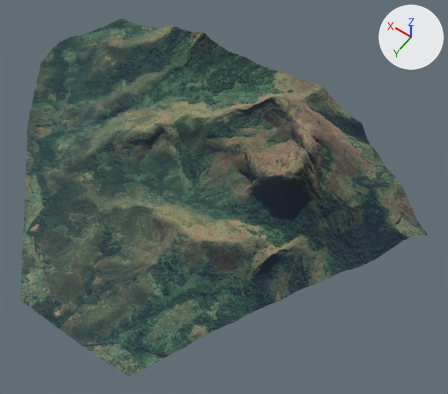
The glTF model Room_collabwt2/_CustomModels/mdl_brush_LionMountains/mdl_brush_mountains.gltf, before and after one commit.
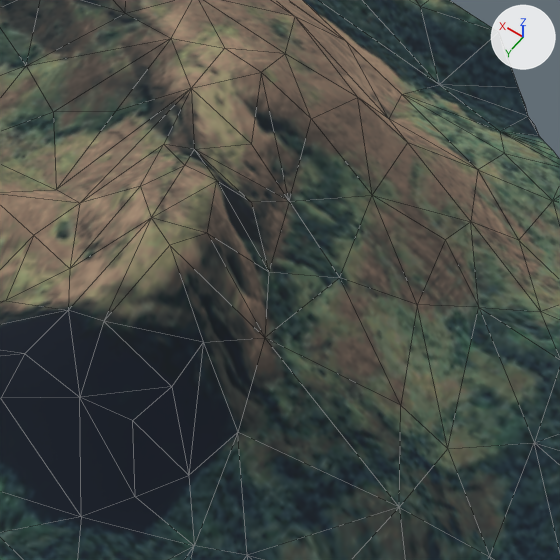
Old and new are each drawn whole from a 50 mm lens placed at (-3566.0, 4018.0, 7549.0), pointed at (-576.0, -168.0, 970.0) and again close up on the part from 59% to 83% of the width and 30% to 57% of the height. The lights are fixed; the arrows at upper right show +X, +Y and +Z. The close-ups show mesh edges as thin lines. Where no turn or scale is listed for an object, it has been applied to the vertices.

Objects in the first close-up: 'EXPORT_GOOGLE_SAT_WM'.
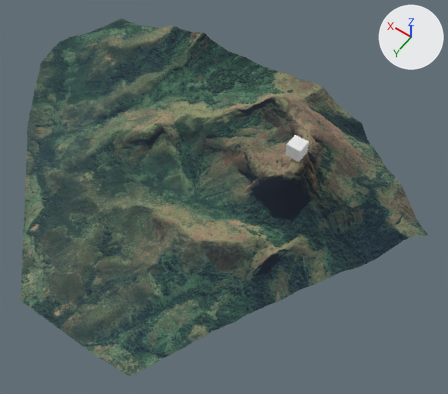
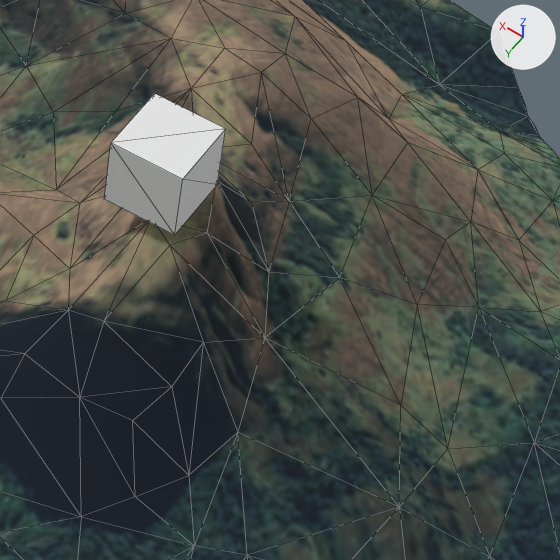
Pixel boxes (x1, y1, x2, y2) of what changed, in the close-ups (560 x 560 px):
'LionMountain#boxcollider', added: after (104, 94, 226, 235)

Diff of the bpy script that builds the scene:
```diff
--- a/Room_collabwt2/_CustomModels/mdl_brush_LionMountains/mdl_brush_mountains.gltf.py
+++ b/Room_collabwt2/_CustomModels/mdl_brush_LionMountains/mdl_brush_mountains.gltf.py
@@ me_lionmountain_boxcollider @@
+me_lionmountain_boxcollider.from_pydata(...)  # a box spanning x -1350.0..-1150.0, y -892.0..-692.0, z 1706.0..1906.0
@@ ob_lionmountain_boxcollider @@
+ob_lionmountain_boxcollider = bpy.data.objects.new('LionMountain#boxcollider', me_lionmountain_boxcollider)
+ob_lionmountain_boxcollider.location = (0.0, 0.0, 0.0)
```
